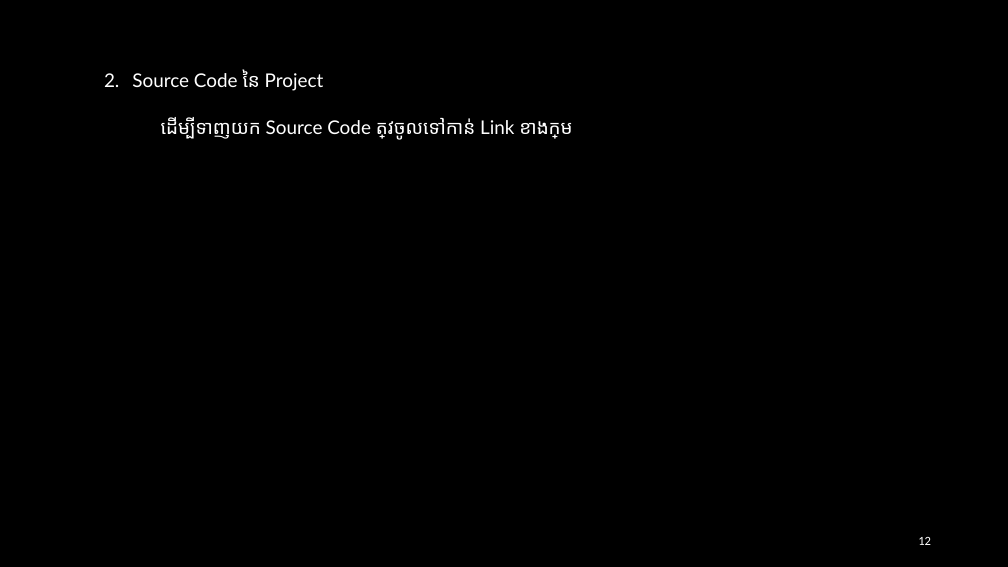
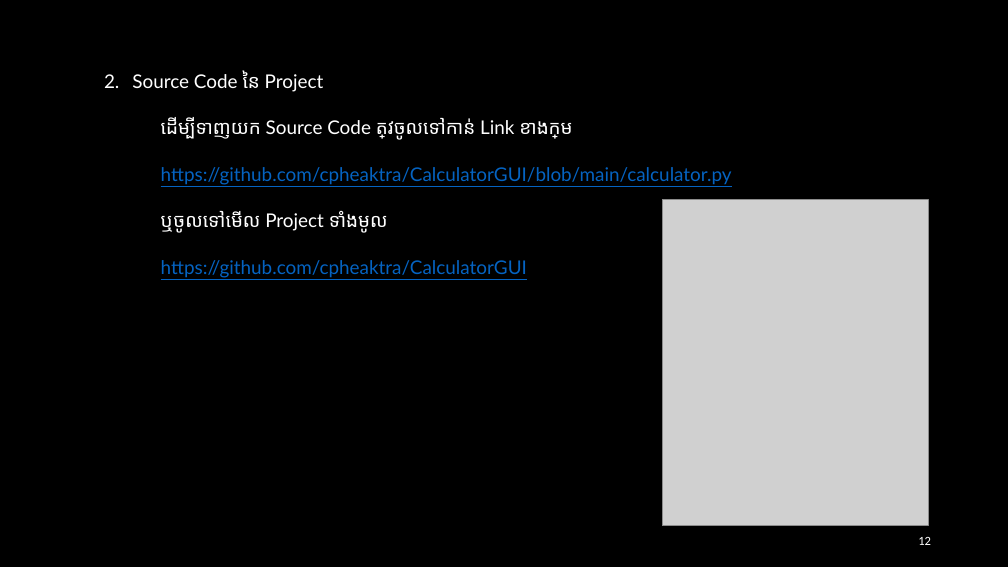
Before and after one commit to cpheaktra/CalculatorGUI, a slide deck: slide 12 of calculator_gui.pptx. Drawn at 1008x567 pixels with LibreOffice and Linux fonts; fonts in the diff are those of the drawing; grey boxes stand for pictures. Boxes give left, top, right and bottom in pixels: in the first picture for what was removed or moved away, otherwise in the second. Text is boxed around its words. In the diff, an @@ line names an element or a change of style, - is before the commit and + after.

```diff
--- a/calculator_gui.pptx
+++ b/calculator_gui.pptx
@@ text at (161, 167, 732, 278): paragraphs added @@
+https://github.com/cpheaktra/CalculatorGUI/blob/main/calculator.py
+ឬចូលទៅមើល Project ទាំងមូល
+https://github.com/cpheaktra/CalculatorGUI
@@ picture added at (662, 200, 929, 526) @@
```
Also in this commit, not shown: 2 slides removed.
